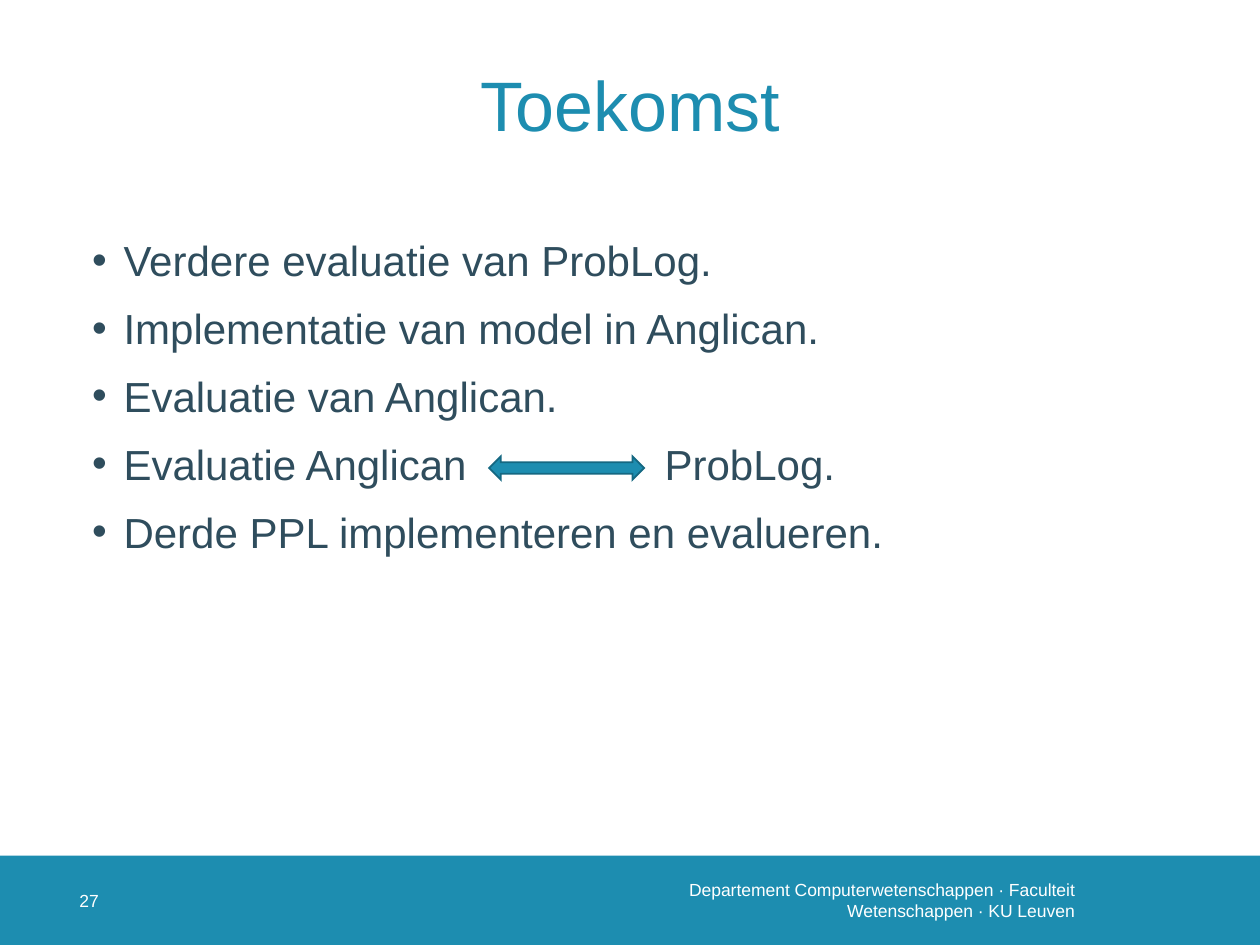
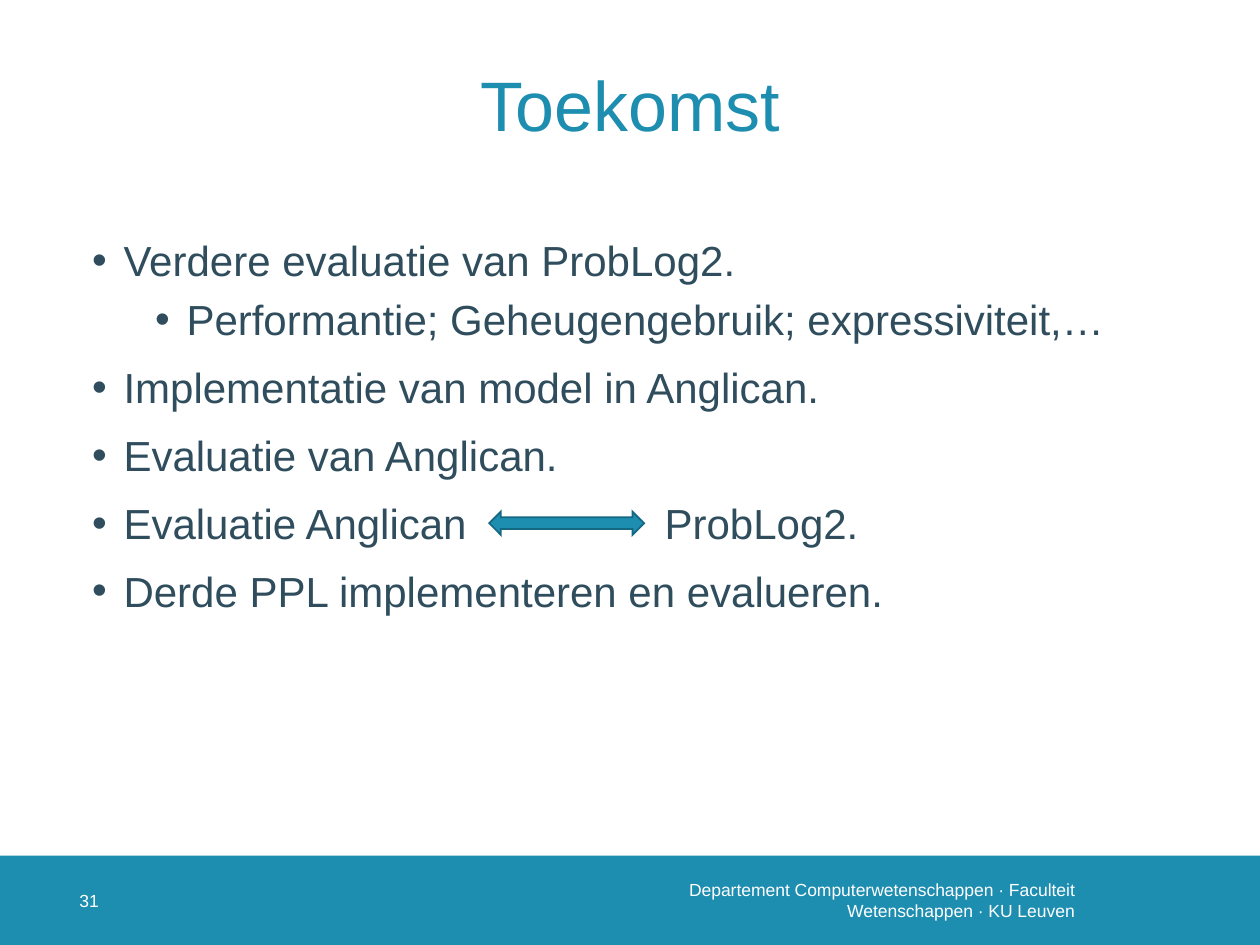
Before and after one commit to susverwimp/T208-Probabilistic-Programming-A-Case-Study, a slide deck: slide 32 of thesis/presentations/2 second/second.pptx (slide 28 before the commit). Drawn at 1260x945 pixels with LibreOffice and Linux fonts; fonts in the diff are those of the drawing; background and template pictures are left out. Boxes give left, top, right and bottom in pixels: in the first picture for what was removed or moved away, otherwise in the second. Text is boxed around its words. In the diff, an @@ line names an element or a change of style, - is before the commit and + after.

```diff
--- a/thesis/presentations/2 second/second.pptx
+++ b/thesis/presentations/2 second/second.pptx
@@ text at box(124, 245, 1103, 344): text changed @@
-• Verdere evaluatie van ProbLog.
+• Verdere evaluatie van ProbLog2.
+  • Performantie; Geheugengebruik; expressiviteit,…
@@ text at box(124, 508, 859, 547): text changed @@
-• Evaluatie Anglican ProbLog.
+• Evaluatie Anglican ProbLog2.
@@ left right arrow: place and size @@
-left right arrow at box(489, 456, 644, 479)
+left right arrow at box(489, 512, 644, 534)
@@ page number at box(79, 895, 98, 907): text changed @@
-27
+31
```
Also in this commit, not shown: 12 other slides changed, 4 slides added, 6 other files.
